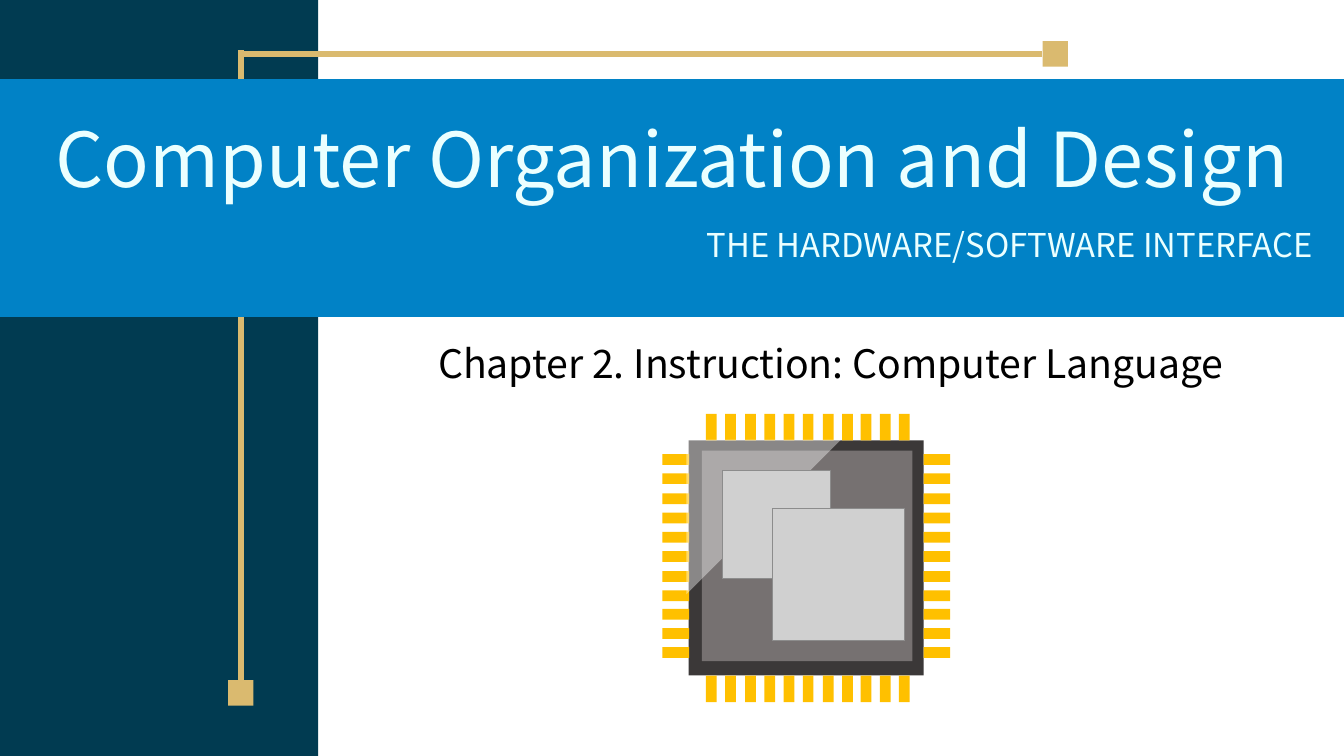
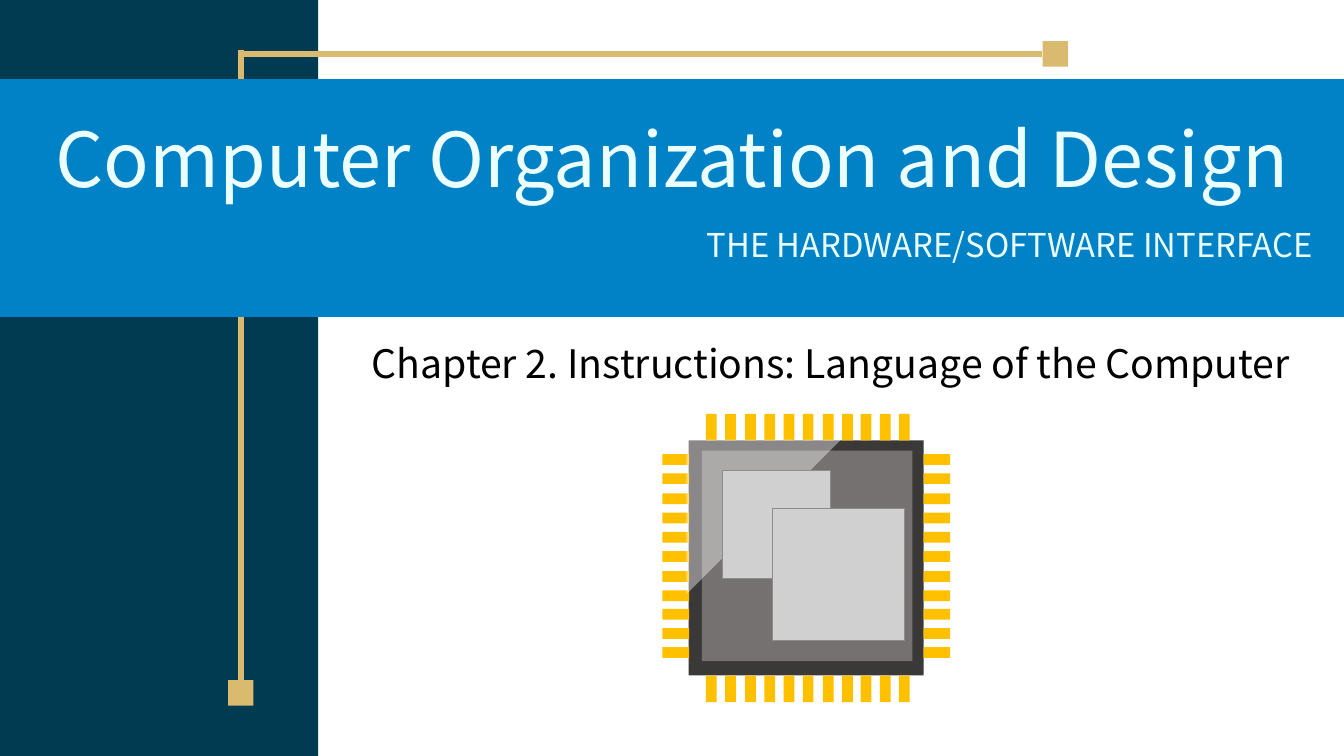
Before and after one commit to TikaWorld/EZ-Study, a slide deck: slide 1 of ComputerOrganization/Chapter2.pptx. Drawn at 1344x756 pixels with LibreOffice and Linux fonts; fonts in the diff are those of the drawing; grey boxes stand for pictures. Boxes give left, top, right and bottom in pixels: in the first picture for what was removed or moved away, otherwise in the second. Text is boxed around its words. In the diff, an @@ line names an element or a change of style, - is before the commit and + after.

Commit message:
Fix Chapter name

```diff
--- a/ComputerOrganization/Chapter2.pptx
+++ b/ComputerOrganization/Chapter2.pptx
@@ subtitle at <box>372,346,1290,388</box>: text changed @@
-Chapter 2. Instruction: Computer Language
+Chapter 2. Instructions: Language of the Computer
```
Also in this commit, not shown: 1 other slide changed.
